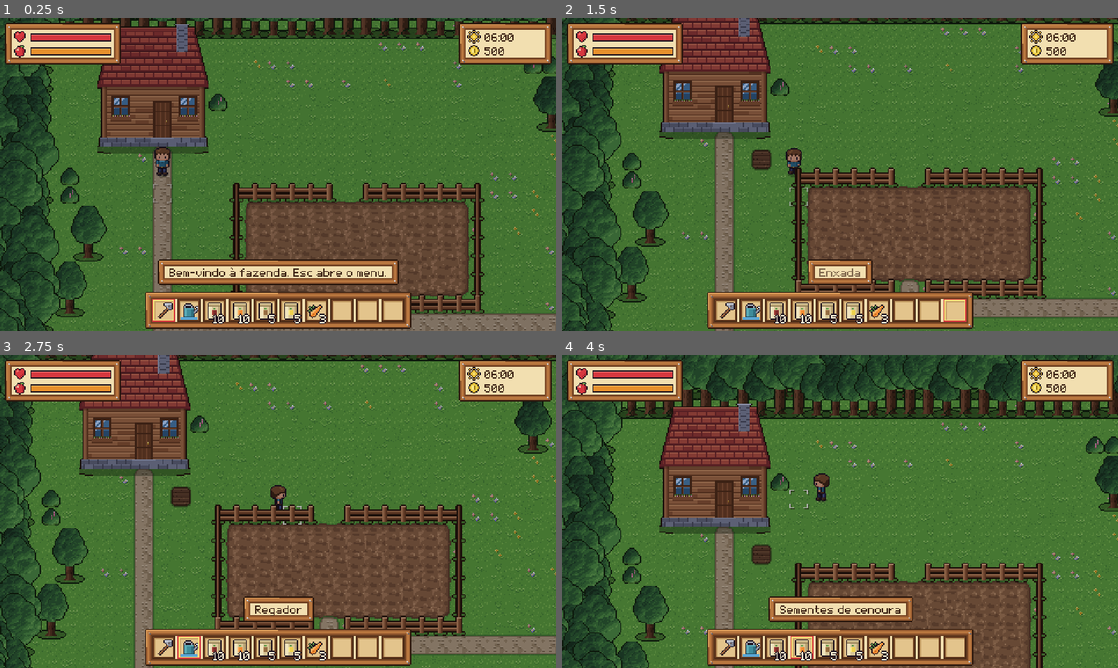
Above: before the commit, frames 1-4 (two rows, left to right).
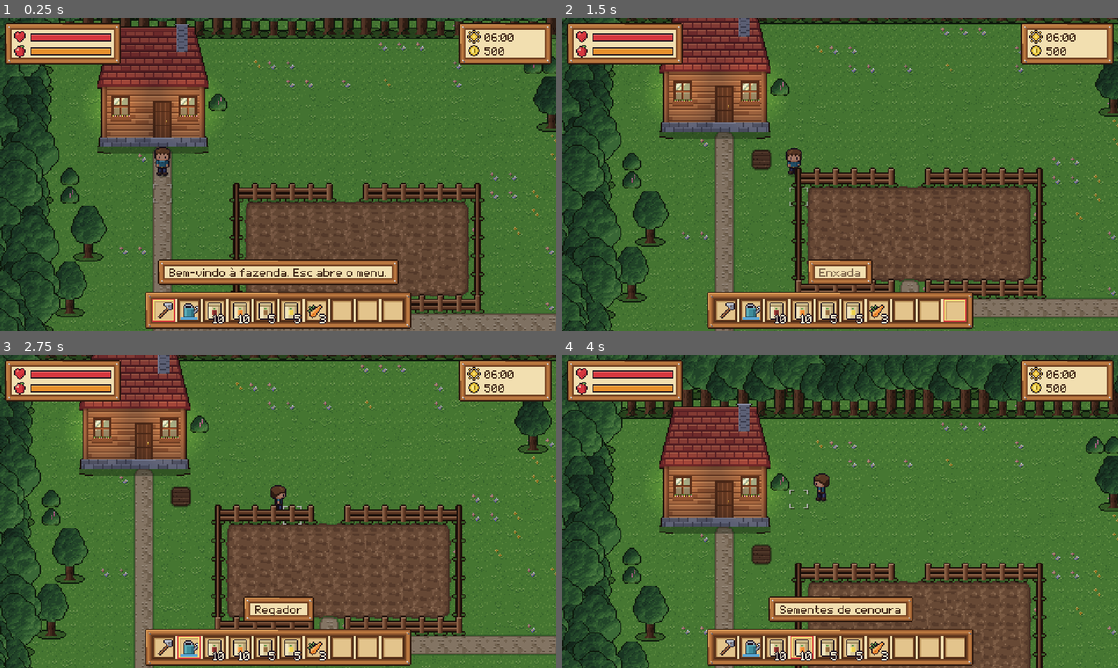
Above: after the commit, the same moments.

Repository: arturity7/game
Game: Godot game, scene res://scenes/main.tscn
Same seed, same stepped clock (60 frames per second), same inputs: the game is played once before the commit and once after it.
Inputs (mouse positions are in pixels of both pictures, inside the frame that each line leads up to):
- Up to frame 1 (0.25 s): no input
- Up to frame 2 (1.5 s): tap Enter at 0.5 s; move the mouse to (962, 158) at 0.52 s; hold D (mover_direita) 0.53-1.28 s; tap 1 (barra_1) at 0.6 s; click (962, 158) at 0.67 s; move the mouse to (728, 190) at 1.27 s; hold S (mover_baixo) from 1.28 s (still down); tap 0 (barra_10) at 1.35 s; click (728, 190) at 1.42 s
- Up to frame 3 (2.75 s): move the mouse to (333, 442) at 2.02 s; release S (mover_baixo) at 2.03 s; hold D (mover_direita) from 2.03 s (still down); tap 2 (barra_2) at 2.1 s; click (333, 442) at 2.17 s
- Up to frame 4 (4 s): move the mouse to (812, 574) at 2.77 s; release D (mover_direita) at 2.78 s; hold W (mover_cima) 2.78-3.53 s; tap 3 (barra_3) at 2.85 s; click (812, 574) at 2.92 s; move the mouse to (1006, 558) at 3.52 s; hold A (mover_esquerda) from 3.53 s (still down); tap 4 (barra_4) at 3.6 s; click (1006, 558) at 3.67 s

The runs differ from the first frame. In frame 1, 2.4% of the frame differs, in the area x 17-40%, y 19-38%; in frame 2, 2.4%; in frame 3, 2.3%; in frame 4, 2.2%.

Commit message:
feat: efeitos de ferramenta e colheita, janelas acesas à noite, sons e música gerados por código
Co-Authored-By: Claude Opus 5.5 <noreply@anthropic.com>
Claude-Session: https://claude.ai/code/session_01Kzt8bq9ekhbHqR45GCB41M

Diff:
--- a/game/content/config/balanceamento.json
+++ b/game/content/config/balanceamento.json
@@ -52,5 +52,7 @@
   "tipos_de_chao_aravel": [
     "grama",
     "terra"
-  ]
+  ],
+  "volume_musica_db": -12.0,
+  "volume_efeitos_db": -4.0
 }
--- a/game/content/config/objetos.json
+++ b/game/content/config/objetos.json
@@ -1,6 +1,6 @@
 {
   "_sobre": "Objetos do mapa (desenhados com profundidade: quem está mais embaixo na tela fica na frente). 'sprites' =  …(385 unchanged characters)…
-  "casa": {"sprites": ["casa.png"], "pegada": [6, 3], "ajuste": [0, 6], "dormir": true},
+  "casa": {"sprites": ["casa.png"], "pegada": [6, 3], "ajuste": [0, 6], "dormir": true, "luzes": [[20, 71], [78, 71]], "noite": "casa_janelas.png"},
   "arvore": {"sprites": ["arvore_0.png", "arvore_1.png", "arvore_2.png", "arvore_grande_0.png", "arvore_grande_1.png"], "pegada": [1, 1], "ajuste": [0, 3], "colisao": [12, 9]},
   "arbusto": {"sprites": ["arbusto_0.png", "arbusto_1.png"], "pegada": [1, 1], "ajuste": [0, 1], "colisao": [14, 9]},
   "pedra": {"sprites": ["pedra_0.png", "pedra_1.png"], "pegada": [1, 1], "ajuste": [0, 2], "colisao": [12, 8]},
--- a/game/project.godot
+++ b/game/project.godot
@@ -16,6 +16,7 @@
 GameState="*res://scripts/autoload/game_state.gd"
 SaveSystem="*res://scripts/autoload/save_system.gd"
 Visual="*res://scripts/autoload/visual.gd"
+Som="*res://scripts/autoload/som.gd"
 
 [display]
 
--- /dev/null
+++ b/game/scripts/autoload/som.gd
@@ -0,0 +1,60 @@
+extends Node
+## Efeitos sonoros e música (gerados por ferramentas/som/gerar_sons.py; D-039).
+## Som.tocar("enxada") toca um efeito; Som.musica("musica_fazenda") troca a música (em laço).
+
+const PASTA := "res://assets/sons/"
+const CANAIS := 8
+
+var _efeitos := {}           # nome -> AudioStream
+var _canais: Array = []
+var _proximo := 0
+var _musica: AudioStreamPlayer
+var _musica_atual := ""
+
+
+func _ready() -> void:
+	process_mode = Node.PROCESS_MODE_ALWAYS
+	for i in CANAIS:
+		var p := AudioStreamPlayer.new()
+		add_child(p)
+		_canais.append(p)
+	_musica = AudioStreamPlayer.new()
+	_musica.finished.connect(func(): _musica.play())
+	add_child(_musica)
+
+
+func _volume(chave: String, padrao: float) -> float:
+	return float(Config.balanceamento.get(chave, padrao))
+
+
+func _carregar(nome: String) -> AudioStream:
+	if not _efeitos.has(nome):
+		var caminho := PASTA + nome + ".wav"
+		_efeitos[nome] = load(caminho) if ResourceLoader.exists(caminho) else null
+	return _efeitos[nome]
+
+
+## Toca um efeito com uma variação pequena de tom, para não cansar.
+func tocar(nome: String, volume_db := 0.0, variar := true) -> void:
+	var s := _carregar(nome)
+	if s == null:
+		return
+	var p: AudioStreamPlayer = _canais[_proximo]
+	_proximo = (_proximo + 1) % CANAIS
+	p.stream = s
+	p.volume_db = _volume("volume_efeitos_db", -4.0) + volume_db
+	p.pitch_scale = randf_range(0.94, 1.06) if variar else 1.0
+	p.play()
+
+
+func musica(nome: String) -> void:
+	if nome == _musica_atual and _musica.playing:
+		return
+	_musica_atual = nome
+	var s := _carregar(nome)
+	if s == null:
+		_musica.stop()
+		return
+	_musica.stream = s
+	_musica.volume_db = _volume("volume_musica_db", -12.0)
+	_musica.play()
--- a/game/scripts/main.gd
+++ b/game/scripts/main.gd
@@ -47,6 +47,7 @@
 	mundo.atualizar_luz(float(GameState.dados.mundo["hora"]))
 	mundo.desenhar_plantacao(GameState.dados)
 	_acordar()
+	Som.musica("musica_fazenda")
 
 
 func _process(delta: float) -> void:
@@ -132,6 +133,8 @@
 
 
 func selecionar(i: int) -> void:
+	if i != int(GameState.dados.jogador["barra_selecionada"]):
+		Som.tocar("selecionar")
 	GameState.dados.jogador["barra_selecionada"] = i
 	var s = GameState.dados.jogador["inventario"][i]
 	if s != null:
@@ -164,23 +167,33 @@
 	var def: Dictionary = Config.itens.get(s["id"], {})
 	var mapa := mundo.mapa.id
 	var feito := false
+	var esquerda := c.x < mundo.celula_de(mundo.jogador.position).x or mundo.jogador.direcao.x < 0
+	var icone := int(def.get("icone", 0))
 	match str(s["id"]):
 		"enxada":
 			feito = Fazenda.arar(d, mapa, c, mundo.mapa.tipo_em(c), cfg)
+			Efeitos.ferramenta(mundo, c, icone, "enxada", esquerda)
+			Som.tocar("enxada")
 		"regador":
 			if mundo.eh_agua_celula(c):
 				s["agua"] = int(def.get("capacidade", 20))
 				hud.avisar("Regador cheio.", 1.2)
+				Efeitos.particulas(mundo, Vector2(c) * 16.0 + Vector2(8, 8), Color("#8fcbea"), 10, 45.0)
+				Som.tocar("encher")
 				feito = true
 			elif int(s.get("agua", 0)) <= 0:
 				hud.avisar("O regador está vazio. Encha na água.", 1.5)
 			elif Fazenda.regar(d, mapa, c, cfg):
 				s["agua"] = int(s["agua"]) - 1
+				Efeitos.ferramenta(mundo, c, icone, "regador", esquerda)
+				Som.tocar("regar")
 				feito = true
 		_:
 			if str(def.get("tipo", "")) == "semente":
 				if Fazenda.plantar(d, mapa, c, str(def.get("cultura", ""))):
 					Inventario.remover(d.jogador["inventario"], _selecionado(), 1)
+					Efeitos.particulas(mundo, Vector2(c) * 16.0 + Vector2(8, 10), Color("#61402a"), 5, 25.0)
+					Som.tocar("plantar")
 					feito = true
 	if feito:
 		Survival.tick(d, {"fome_por_segundo": float(cfg.get("fome_por_uso_ferramenta", 0.3))}, 1.0, false)
@@ -199,6 +212,8 @@
 		if int(colheita["sementes"]) > 0:
 			Inventario.adicionar(inv, colheita["semente"], colheita["sementes"], Config.itens)
 		hud.avisar("Colheu %d %s." % [colheita["qtd"], Config.itens[colheita["produto"]]["nome"]], 1.5)
+		Efeitos.colheita(mundo, c, int(Config.itens[colheita["produto"]].get("icone", 0)))
+		Som.tocar("colher")
 		mundo.desenhar_plantacao(d)
 		return
 	if bool(Config.objetos.get(mundo.mapa.tipo_em(c), {}).get("dormir", false)):
@@ -208,6 +223,7 @@
 	if s != null and Fazenda.comer(d, Config.itens.get(s["id"], {}), Config.balanceamento):
 		Inventario.remover(d.jogador["inventario"], _selecionado(), 1)
 		hud.avisar("Comeu %s." % Config.itens[s["id"]]["nome"], 1.2)
+		Som.tocar("comer")
 
 
 ## Dormir faz a noite passar mais rápido (D-026). Só à noite (das 18h às 6h).
@@ -217,6 +233,7 @@
 		hud.avisar("Ainda é dia. Dá para dormir a partir das 18h.", 1.8)
 		return
 	dormindo = true
+	Som.tocar("dormir", 0.0, false)
 	mundo.jogador.parado = true
 	hud.dormindo = true
 	hud.avisar("Dormindo...", 2.0)
@@ -225,6 +242,7 @@
 func _salvar() -> void:
 	if SaveSystem.salvar(GameState.dados):
 		hud.avisar("Jogo salvo.")
+		Som.tocar("salvar", 0.0, false)
 	else:
 		hud.avisar("Não foi possível salvar.")
 
--- a/game/scripts/ui/menu_pausa.gd
+++ b/game/scripts/ui/menu_pausa.gd
@@ -35,6 +35,7 @@
 		var b := Button.new()
 		b.text = item[0]
 		b.custom_minimum_size = Vector2(120, 22)
+		b.pressed.connect(func(): Som.tocar("clique", 0.0, false))
 		b.pressed.connect(item[1])
 		lista.add_child(b)
 	visible = false
--- /dev/null
+++ b/game/scripts/world/efeitos.gd
@@ -0,0 +1,96 @@
+class_name Efeitos
+extends RefCounted
+## Efeitos visuais curtos: ferramenta balançando, terra e gotas voando, colheita subindo.
+## Cada efeito é um nó que se apaga sozinho; nada disso vai para o save.
+
+const ITENS := preload("res://assets/sprites/itens/itens.png")
+
+
+## Ícone do item (16x16) girando sobre a célula: a enxada desce, o regador inclina.
+static func ferramenta(pai: Node, celula: Vector2i, icone: int, tipo: String, esquerda: bool) -> void:
+	var s := Sprite2D.new()
+	s.texture = ITENS
+	s.region_enabled = true
+	s.region_rect = Rect2(icone * 16, 0, 16, 16)
+	s.centered = false
+	s.flip_h = esquerda
+	s.z_index = 5
+	var centro := Vector2(celula) * 16.0 + Vector2(8, 8)
+	var sinal := -1.0 if esquerda else 1.0
+	var tw := s.create_tween()
+	if tipo == "enxada":
+		# ponto de giro no fim do cabo (canto de baixo); a lâmina bate na célula
+		s.offset = Vector2(-12, -13) if esquerda else Vector2(-4, -13)
+		s.position = centro + Vector2(-6 * sinal, 4)
+		s.rotation = deg_to_rad(-75.0 * sinal)
+		tw.tween_property(s, "rotation", deg_to_rad(25.0 * sinal), 0.14).set_ease(Tween.EASE_IN)
+		tw.tween_callback(func(): particulas(pai, centro + Vector2(0, 2), Color("#755034"), 7, 40.0))
+		tw.tween_interval(0.08)
+	else:
+		s.offset = Vector2(-8, -8)
+		s.position = centro + Vector2(-7 * sinal, -9)
+		tw.tween_property(s, "rotation", deg_to_rad(40.0 * sinal), 0.12)
+		tw.tween_callback(func(): gotas(pai, centro + Vector2(2 * sinal, -4)))
+		tw.tween_interval(0.3)
+	tw.tween_property(s, "modulate:a", 0.0, 0.1)
+	tw.tween_callback(s.queue_free)
+	pai.add_child(s)
+
+
+static func gotas(pai: Node, origem: Vector2) -> void:
+	particulas(pai, origem, Color("#8fcbea"), 9, 25.0, Vector2(0, 30))
+
+
+## Pontinhos que saltam e caem (terra, água, folhas).
+static func particulas(pai: Node, origem: Vector2, cor: Color, n: int, forca: float, impulso := Vector2.ZERO) -> void:
+	var p := Particulas.new()
+	p.position = origem
+	p.z_index = 6
+	for i in n:
+		var ang := randf_range(-PI * 0.9, -PI * 0.1)
+		p.pontos.append({
+			"pos": Vector2(randf_range(-4, 4), randf_range(-2, 2)),
+			"vel": Vector2(cos(ang), sin(ang)) * randf_range(0.4, 1.0) * forca + impulso,
+			"cor": cor.lightened(randf_range(0.0, 0.25)),
+		})
+	pai.add_child(p)
+
+
+## O produto colhido sobe e some.
+static func colheita(pai: Node, celula: Vector2i, icone: int) -> void:
+	var s := Sprite2D.new()
+	s.texture = ITENS
+	s.region_enabled = true
+	s.region_rect = Rect2(icone * 16, 0, 16, 16)
+	s.position = Vector2(celula) * 16.0 + Vector2(8, 0)
+	s.z_index = 7
+	var tw := s.create_tween()
+	tw.set_parallel(true)
+	tw.tween_property(s, "position:y", s.position.y - 14, 0.45).set_ease(Tween.EASE_OUT).set_trans(Tween.TRANS_BACK)
+	tw.tween_property(s, "modulate:a", 0.0, 0.25).set_delay(0.35)
+	tw.chain().tween_callback(s.queue_free)
+	pai.add_child(s)
+	particulas(pai, Vector2(celula) * 16.0 + Vector2(8, 10), Color("#63a63d"), 6, 35.0)
+
+
+class Particulas:
+	extends Node2D
+	var pontos: Array = []
+	var vida := 0.45
+
+	func _process(delta: float) -> void:
+		vida -= delta
+		if vida <= 0.0:
+			queue_free()
+			return
+		for p in pontos:
+			var v: Vector2 = p["vel"]
+			v.y += 160.0 * delta
+			p["vel"] = v
+			p["pos"] = p["pos"] + v * delta
+		queue_redraw()
+
+	func _draw() -> void:
+		var a := clampf(vida / 0.2, 0.0, 1.0)
+		for p in pontos:
+			draw_rect(Rect2(p["pos"].round(), Vector2(1, 1)), Color(p["cor"], a))
--- a/game/scripts/world/jogador.gd
+++ b/game/scripts/world/jogador.gd
@@ -49,7 +49,11 @@
 	andando = dir != Vector2.ZERO
 	if andando:
 		_virar(dir)
+		var antes := int(_tempo_passo * QUADROS_POR_SEGUNDO)
 		_tempo_passo += delta
+		var agora := int(_tempo_passo * QUADROS_POR_SEGUNDO)
+		if agora != antes and agora % 2 == 1 and not nadando:
+			Som.tocar("passo_%d" % ((agora / 2) % 2), -8.0)
 	else:
 		_tempo_passo = 0.0
 	move_and_slide()
--- a/game/scripts/world/mundo.gd
+++ b/game/scripts/world/mundo.gd
@@ -27,6 +27,8 @@
 var cursor: Cursor
 var irrigadas := {}         # "x,y" -> true: células regadas pelo lago
 var _canteiros_desenhados := {}
+var luzes: Array = []       # luzes (PointLight2D) e janelas acesas (Sprite2D) que aparecem à noite
+var _textura_luz: Texture2D
 
 
 func montar(id_mapa: String) -> void:
@@ -174,6 +176,23 @@
 			spr.texture = tex
 			spr.offset = Vector2(-tex.get_width() / 2.0 + float(aj[0]), -tex.get_height() + float(aj[1]))
 		corpo.add_child(spr)
+		if def.has("noite"):
+			var acesas := Sprite2D.new()
+			acesas.texture = load(SPRITES + "objetos/" + str(def["noite"]))
+			acesas.centered = false
+			acesas.offset = spr.offset
+			acesas.modulate.a = 0.0
+			corpo.add_child(acesas)
+			luzes.append(acesas)
+		for l in def.get("luzes", []):
+			var luz_janela := PointLight2D.new()
+			luz_janela.texture = _luz()
+			luz_janela.color = Color(1.0, 0.78, 0.42)
+			luz_janela.energy = 0.0
+			luz_janela.texture_scale = 1.0
+			luz_janela.position = spr.offset + Vector2(float(l[0]), float(l[1]))
+			corpo.add_child(luz_janela)
+			luzes.append(luz_janela)
 		var tam: Array = def.get("colisao", [int(peg[0]) * TAM, int(peg[1]) * TAM])
 		var forma := CollisionShape2D.new()
 		var ret := RectangleShape2D.new()
@@ -240,6 +259,38 @@
 
 func atualizar_luz(hora: float) -> void:
 	luz.color = Survival.cor_do_ceu(hora)
+	# janelas: acendem entre 17h e 19h, apagam entre 5h e 7h
+	var noite := 0.0
+	if hora >= 19.0 or hora < 5.0:
+		noite = 1.0
+	elif hora >= 17.0:
+		noite = (hora - 17.0) / 2.0
+	elif hora < 7.0:
+		noite = (7.0 - hora) / 2.0
+	for l in luzes:
+		if l is PointLight2D:
+			l.energy = 1.1 * noite
+			l.enabled = noite > 0.0
+		else:
+			l.modulate.a = noite
+
+
+## Textura de luz redonda e suave (feita uma vez).
+func _luz() -> Texture2D:
+	if _textura_luz == null:
+		var g := Gradient.new()
+		g.set_color(0, Color(1, 1, 1, 1))
+		g.set_color(1, Color(1, 1, 1, 0))
+		g.add_point(0.35, Color(1, 1, 1, 0.55))
+		var t := GradientTexture2D.new()
+		t.gradient = g
+		t.fill = GradientTexture2D.FILL_RADIAL
+		t.fill_from = Vector2(0.5, 0.5)
+		t.fill_to = Vector2(1.0, 0.5)
+		t.width = 72
+		t.height = 72
+		_textura_luz = t
+	return _textura_luz
 
 
 ## Redesenha solo arado (seco ou molhado) e plantas a partir do estado do jogo.
--- a/game/tests/fotos.gd
+++ b/game/tests/fotos.gd
@@ -52,6 +52,21 @@
 	d.mundo["hora"] = 20.5
 	main.mundo.atualizar_luz(20.5)
 	await _foto("4_noite")
+	jog.position = Vector2(8, 9) * 16.0 + Vector2(8, 8)
+	await _foto("4b_noite_casa")
+	d.mundo["hora"] = 10.0
+	main.mundo.atualizar_luz(10.0)
+	jog.position = Vector2(16, 12) * 16.0 + Vector2(8, 8)
+	main.selecionar(0)
+	main.usar(Vector2i(17, 12))
+	await get_tree().create_timer(0.07).timeout
+	await RenderingServer.frame_post_draw
+	get_viewport().get_texture().get_image().save_png(pasta.path_join("6_enxada.png"))
+	main.selecionar(1)
+	main.usar(Vector2i(15, 12))
+	await get_tree().create_timer(0.2).timeout
+	await RenderingServer.frame_post_draw
+	get_viewport().get_texture().get_image().save_png(pasta.path_join("7_regador.png"))
 	d.mundo["hora"] = 10.0
 	main.mundo.atualizar_luz(10.0)
 	main.menu._abrir()
--- a/game/tests/run_tests.gd
+++ b/game/tests/run_tests.gd
@@ -147,6 +147,8 @@
 		var lista: Array = objetos[tipo].get("sprites", [])
 		if objetos[tipo].has("cerca"):
 			lista = [objetos[tipo]["cerca"]]
+		if objetos[tipo].has("noite"):
+			lista = lista + [objetos[tipo]["noite"]]
 		checar(not lista.is_empty(), "objeto com arte: " + tipo)
 		for s in lista:
 			checar(ResourceLoader.exists("res://assets/sprites/objetos/" + str(s)), "arte do objeto: " + str(s))
Not shown, added: game/assets/sons/clique.wav.import
Not shown, added: game/assets/sons/colher.wav.import
Not shown, added: game/assets/sons/comer.wav.import
Not shown, added: game/assets/sons/dormir.wav.import
Not shown, added: game/assets/sons/encher.wav.import
Not shown, added: game/assets/sons/enxada.wav.import
Not shown, added: game/assets/sons/musica_fazenda.wav.import
Not shown, added: game/assets/sons/passo_0.wav.import
Not shown, added: game/assets/sons/passo_1.wav.import
Not shown, added: game/assets/sons/plantar.wav.import
Not shown, added: game/assets/sons/regar.wav.import
Not shown, added: game/assets/sons/salvar.wav.import
(and 22 more such lines)
